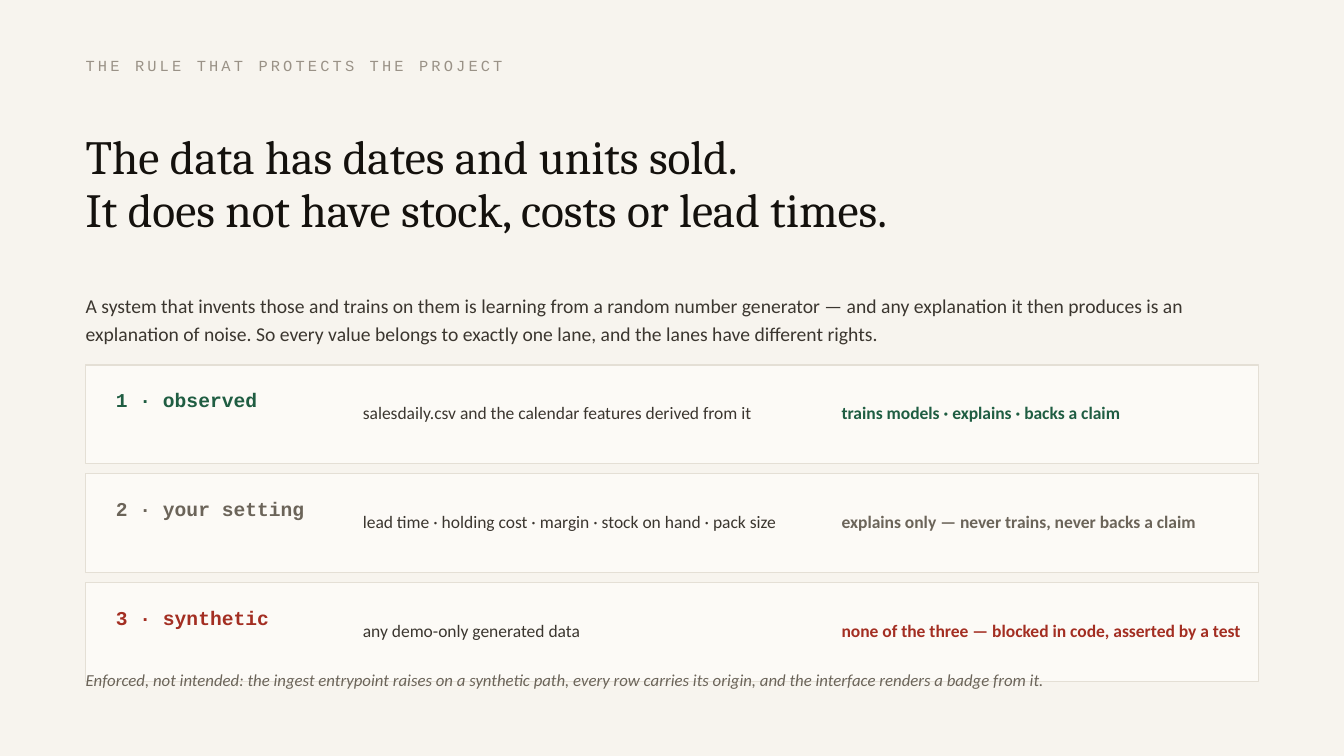
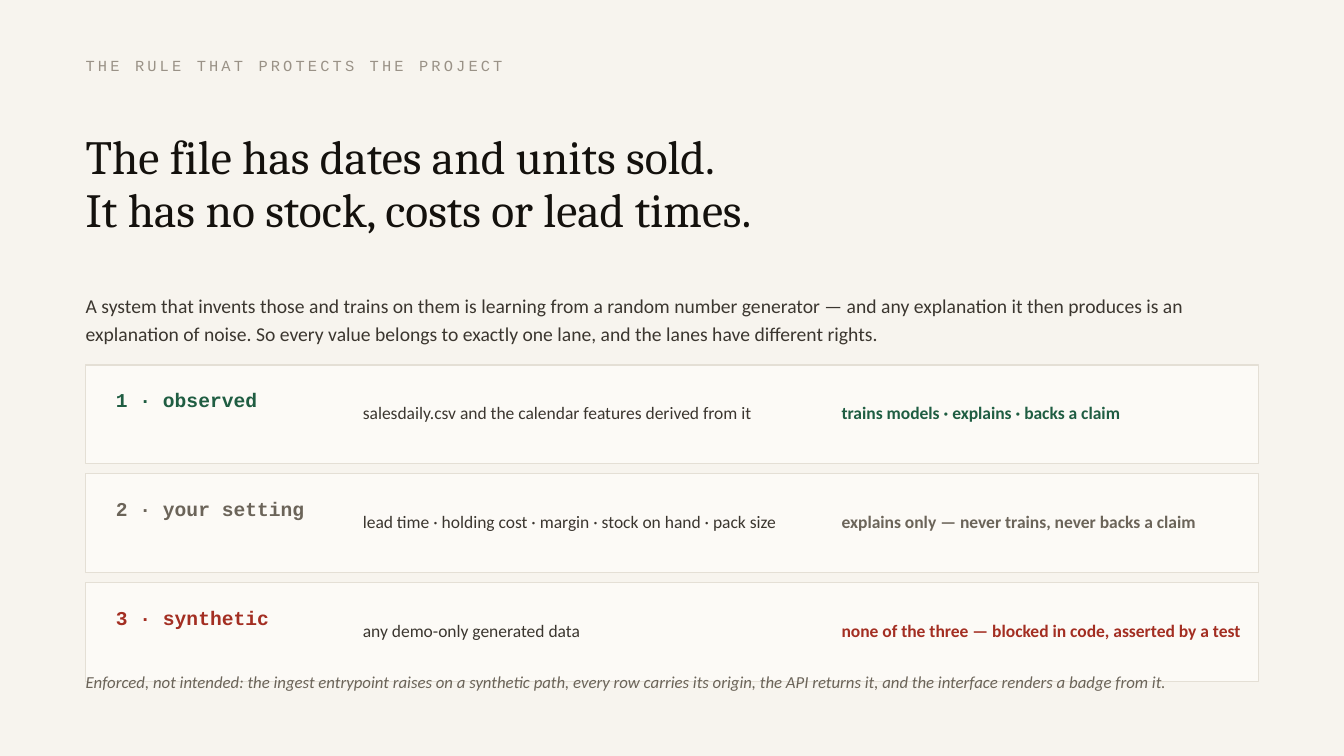
Before and after one commit to yashdoke7/pharmapulse, a slide deck: slide 10 of deck/PharmaPulse.pptx (slide 5 before the commit). Drawn at 1344x756 pixels with LibreOffice and Linux fonts; fonts in the diff are those of the drawing. Boxes give left, top, right and bottom in pixels: in the first picture for what was removed or moved away, otherwise in the second. Text is boxed around its words. In the diff, an @@ line names an element or a change of style, - is before the commit and + after.

```diff
--- a/deck/PharmaPulse.pptx
+++ b/deck/PharmaPulse.pptx
@@ text at [86,140,752,234]: text changed @@
-The data has dates and units sold.
-It does not have stock, costs or lead times.
+The file has dates and units sold.
+It has no stock, costs or lead times.
@@ text at [86,676,1166,691]: text changed @@
-Enforced, not intended: the ingest entrypoint raises on a synthetic path, every row carries its origin, and the interface renders a badge from it.
+Enforced, not intended: the ingest entrypoint raises on a synthetic path, every row carries its origin, the API returns it, and the interface renders a badge from it.
```
Also in this commit, not shown: 8 other slides changed, 8 slides added, 4 slides removed, 17 other files.
